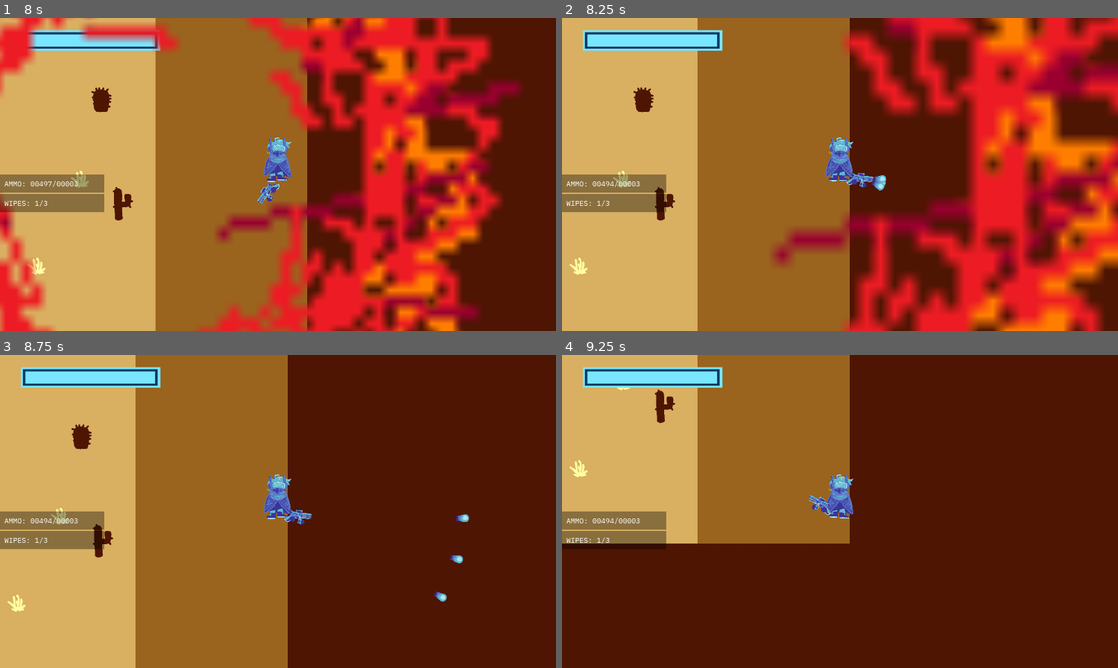
Above: before the commit, frames 1-4 (two rows, left to right).
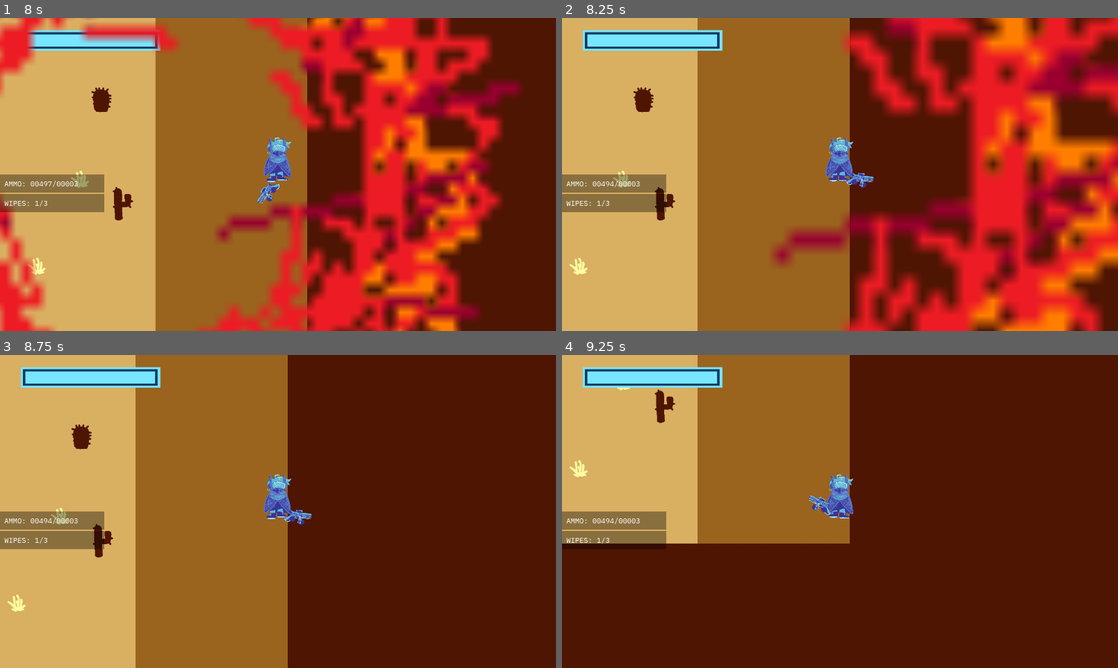
Above: after the commit, the same moments.

Repository: mid-at-coding/imgd-game
Game: Godot game, scene res://scenes/splash_screen.tscn
Two runs of this game, one before a commit and one after it. Both use one fixed random seed, a clock stepped at 60 frames per second and the inputs below. Sound files missing from this copy of the repository are replaced by a short silence.
Inputs (mouse positions are in pixels of both pictures, inside the frame that each line leads up to):
- Up to frame 1 (8 s): tap Enter (accept_pickup) at 0.5, 2, 2.75, 2.85, 5 s; move the mouse to (250, 237) at 0.52 s; hold Enter (accept_pickup) 0.53-1.28 s; hold W (move_up) 0.53-2.03 s; click (250, 237) at 0.67 s; move the mouse to (444, 221) at 1.27 s; tap Shift (dash) at 1.35, 6.6 s; move the mouse to (111, 127) at 2.02 s; hold Space (use_wipe) 2.03-2.78 s; hold A (move_left) 2.03-3.53 s; move the mouse to (305, 174) at 2.77 s; click (305, 174) at 2.92 s; move the mouse to (194, 96) at 3.52 s; hold S (move_down) 3.53-4.25 s; hold Shift (dash) 3.53-4.25 s; click (77, 224) at 4.25 s; move the mouse to (400, 158) at 5.02 s; hold D (move_right) 5.03-5.78 s; tap Space (use_wipe) at 5.1 s; move the mouse to (166, 190) at 5.77 s; hold W (move_up) 5.78-6.53 s; hold Enter (accept_pickup) 5.78-6.53 s; click (166, 190) at 5.92 s; move the mouse to (333, 105) at 6.52 s; hold D (move_right) from 6.53 s (still down); move the mouse to (250, 237) at 7.27 s; hold Space (use_wipe) from 7.28 s (still down)
- Up to frame 2 (8.25 s): keep holding D (move_right); move the mouse to (1006, 221) at 8.02 s; release Space (use_wipe) at 8.03 s; tap Enter (accept_pickup) at 8.1 s; click (1006, 221) at 8.17 s
- Up to frame 3 (8.75 s): keep holding D (move_right)
- Up to frame 4 (9.25 s): move the mouse to (673, 464) at 8.77 s; release D (move_right) at 8.78 s; hold S (move_down) from 8.78 s (still down); hold Shift (dash) from 8.78 s (still down)

Frame 1 is identical in both runs. In frame 2, less than 0.1% of the frame differs, in the area x 55-59%, y 50-56%; in frame 3, 0.1%, in the area x 78-85%, y 50-79%; in frame 4, nothing differs.

Commit message:
fix: bullets now collide with walls

Diff:
--- a/game/scenes/bullet_2d.tscn
+++ b/game/scenes/bullet_2d.tscn
@@ -10,7 +10,6 @@
 top_level = true
 collision_layer = 0
 collision_mask = 3
-monitorable = false
 script = ExtResource("1_lg2ne")
 
 [node name="Sprite" type="Sprite2D" parent="." unique_id=781331271]
--- a/game/scripts/bullet_2d.gd
+++ b/game/scripts/bullet_2d.gd
@@ -28,9 +28,7 @@
 		queue_free()
 
 # Apply damage when possible
-func _on_body_entered(body):
-	if body.get("creature_data").ownerMask == bullet_data.owner:
-		return
+func _on_body_entered(body: Node2D):
 	queue_free()
-	if body.has_method("take_damage"):
+	if body.has_method("take_damage") and body.get("creature_data").ownerMask != bullet_data.owner:
 		body.take_damage(bullet_data)
--- a/game/scripts/creature.gd
+++ b/game/scripts/creature.gd
@@ -56,7 +56,8 @@
 	sprite.play_idle()
 	NavigationManager.on_trigger_player_spawn.connect(_on_spawn)
 	Input.set_custom_mouse_cursor(reticle)
-func _on_spawn(position: Vector2, direction: String):
+
+func _on_spawn(position: Vector2, _direction: String):
 	if (creature_data.ownerMask != BulletData.OwnerClass.PLAYER):
 		return
 	global_position = position
--- a/game/scripts/happy_boo.gd
+++ b/game/scripts/happy_boo.gd
@@ -31,7 +31,7 @@
 	%VitalsDisplay.display(creature)
 
 # Update sprite
-func _physics_process(delta: float) -> void:
+func _physics_process(_delta: float) -> void:
 	_creature_read()
 	var direction := Input.get_axis("move_left", "move_right")
 	# Flip based on input direction
